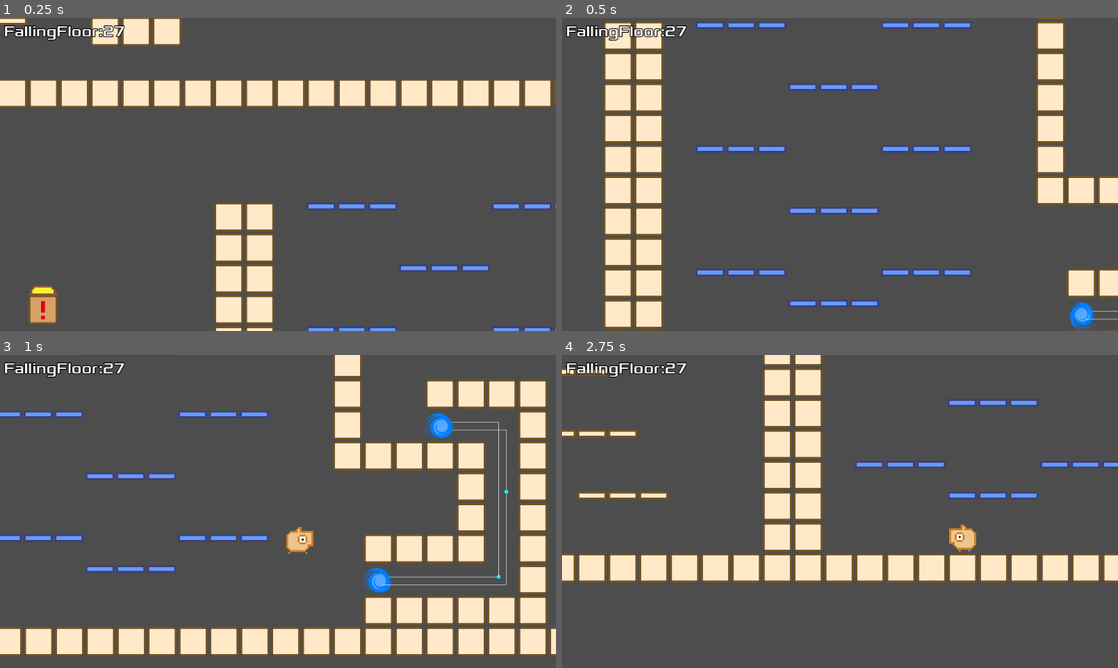
Above: before the commit, frames 1-4 (two rows, left to right).
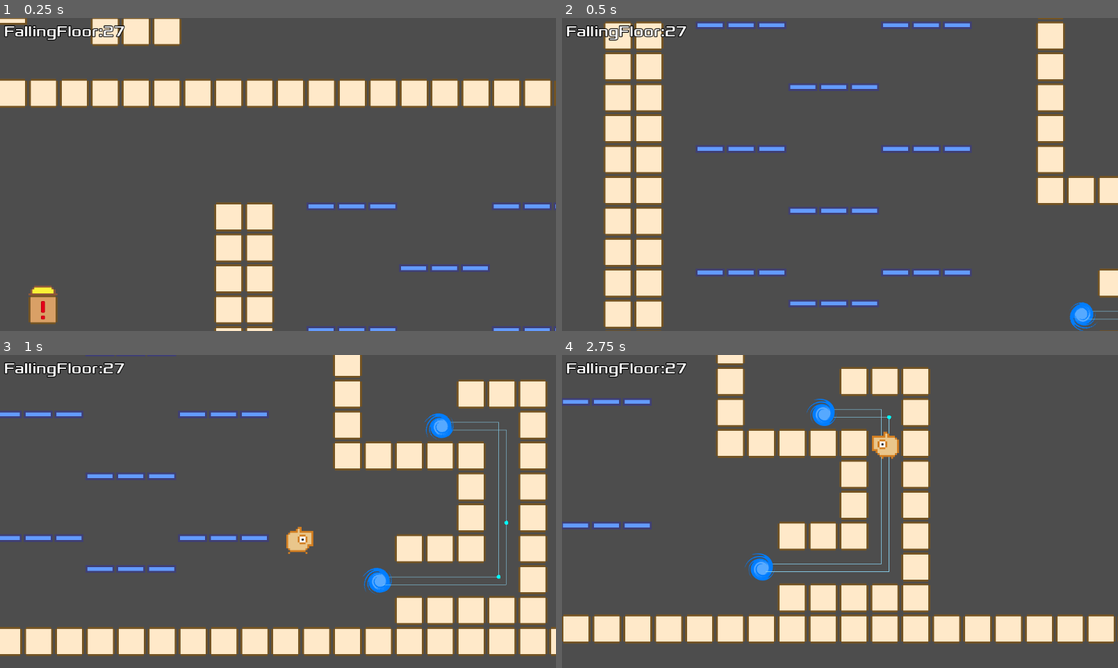
Above: after the commit, the same moments.

Repository: syun77/gd_inovania2
Game: Godot game, scene res://Main.tscn
Two runs of this game, one before a commit and one after it. Both use one fixed random seed, a clock stepped at 60 frames per second and the inputs below.
Inputs (mouse positions are in pixels of both pictures, inside the frame that each line leads up to):
- Up to frame 1 (0.25 s): no input
- Up to frame 2 (0.5 s): no input
- Up to frame 3 (1 s): move the mouse to (400, 495) at 0.52 s; hold Right (ui_right) from 0.53 s (still down); hold Space (action) from 0.53 s (still down); tap Up (ui_up) at 0.77 s
- Up to frame 4 (2.75 s): move the mouse to (728, 527) at 1.27 s; release Space (action) at 1.28 s; tap Space (action) at 1.35 s; tap Up (ui_up) at 1.52 s; move the mouse to (895, 442) at 2.02 s; release Right (ui_right) at 2.03 s; hold Left (ui_left) from 2.03 s (still down); hold Space (action) from 2.03 s (still down); tap Shift (special) at 2.1 s

Frame 1 is identical in both runs. In frame 2, 0.5% of the frame differs, in the area x 90-100%, y 80-100%; in frame 3, 1.7%; in frame 4, 36%, in the area x 0-100%, y 0-93%.

Commit message:
ワープ渦巻きを実装

Diff:
--- a/gd_inovania2/Main.gd
+++ b/gd_inovania2/Main.gd
@@ -241,6 +241,7 @@
 
 	# 座標リスト.
 	var pos_list = _create_passage_list(p, search_type, end_type)
+	pos_list.push_front(Vector2i.ZERO) # 開始地点を入れておく.
 	print(pos_list)
 	_bg_layer.add_child(vortex1)
 	vortex1.setup(p, pos_list, -8)
@@ -255,7 +256,7 @@
 	# 逆順にする.
 	pos_list2.reverse()
 	pos_list2 = pos_list2.map(func(a): return a-end_pos) # end_pos基準に変換.
-	pos_list2.append(-end_pos) # 終端はこれで良い.
+	#pos_list2.append(-end_pos) # 終端はこれで良い.
 	print(pos_list2)
 	_bg_layer.add_child(vortex2)
 	vortex2.setup(p2, pos_list2, 8)
--- a/gd_inovania2/Main.tscn
+++ b/gd_inovania2/Main.tscn
@@ -16,7 +16,7 @@
 tile_set = ExtResource("1_siuqx")
 format = 2
 layer_0/name = "BackGround"
-layer_0/tile_data = PackedInt32Array(0, 65536, 0, 1, 65536,  …(14983 unchanged characters)… 825, 65536, 0, 1507361, 65536, 0, 1376292, 65536, 0, 1376293, 65536, 0, 1376294, 65536, 0, 1376295, 65536, 0, 1441831, 65536, 0, 1507367, 65536, 0, 1572903, 65536, 0, 1638439, 65536, 0, 1703975, 65536, 0, 1769511, 65536, 0, 1835047, 65536, 0, 1835046, 65536, 0, 1835045, 65536, 0, 1835044, 65536, 0, 1835043, 65536, 0, 1835042, 65536, 0, 1703970, 65536, 0, 1703971, 65536, 0, 1703972,  …(66 unchanged characters)…
+layer_0/tile_data = PackedInt32Array(0, 65536, 0, 1, 65536,  …(14983 unchanged characters)… 825, 65536, 0, 1507361, 65536, 0, 1376293, 65536, 0, 1376294, 65536, 0, 1376295, 65536, 0, 1441831, 65536, 0, 1507367, 65536, 0, 1572903, 65536, 0, 1638439, 65536, 0, 1703975, 65536, 0, 1769511, 65536, 0, 1835047, 65536, 0, 1835046, 65536, 0, 1835045, 65536, 0, 1835044, 65536, 0, 1835043, 65536, 0, 1703971, 65536, 0, 1703972,  …(66 unchanged characters)…
 
 [node name="MainLayer" type="CanvasLayer" parent="."]
 follow_viewport_enabled = true
--- a/gd_inovania2/project.godot
+++ b/gd_inovania2/project.godot
@@ -60,6 +60,7 @@
 2d_physics/layer_6="Block"
 2d_physics/layer_7="Oneway"
 2d_physics/layer_8="Exclamation"
+2d_physics/layer_9="Vortex"
 
 [rendering]
 
--- a/gd_inovania2/src/gimmic/Vortex.gd
+++ b/gd_inovania2/src/gimmic/Vortex.gd
@@ -5,8 +5,14 @@
 # ================================================
 class_name Vortex
 
+# ------------------------------------------------
+# onready.
+# ------------------------------------------------
 @onready var _spr = $Sprite2D
 
+# ------------------------------------------------
+# var.
+# ------------------------------------------------
 ## グリッド座標系の座標.
 var _grid_pos = Vector2i()
 ## 移動座標リスト.
@@ -14,6 +20,9 @@
 var _timer = 0.0
 var _passage_offset = Vector2.ONE
 
+# ------------------------------------------------
+# public functions.
+# ------------------------------------------------
 ## セットアップ.
 func setup(grid_pos:Vector2i, pos_list:Array, offset:float) -> void:
 	_grid_pos = grid_pos
@@ -22,6 +31,10 @@
 
 	position = Map.grid_to_world(_grid_pos)
 
+# ------------------------------------------------
+# private functions.
+# ------------------------------------------------
+## 更新.
 func _process(delta: float) -> void:
 	_timer += delta * 4
 
@@ -29,18 +42,33 @@
 
 	queue_redraw()
 
+## 描画.
 func _draw() -> void:
 	# まずは通路の線を引く.
 	_draw_passage()
 
 	# 線の上を移動する円の描画.
-	var p_list = _pos_list.duplicate()
-	p_list.push_front(Vector2i.ZERO)
+	_draw_dot()
+
+## 通路の線の描画.
+func _draw_passage() -> void:
+	var p1 = Vector2i.ZERO
+	for p2 in _pos_list:
+		var v1 = Map.grid_to_world(p1, false)
+		var v2 = Map.grid_to_world(p2, false)
+		v1 += _passage_offset
+		v2 += _passage_offset
+		draw_line(v1, v2, Color.SKY_BLUE)
+		p1 = p2
+
+## 線の上を動く点の描画.
+func _draw_dot() -> void:
 	var t = _timer
-	var mod = p_list.size() - 1
+	var mod = _pos_list.size() - 1
 	var idx = int(t) % mod
-	var p1 = Vector2(p_list[idx])
-	var p2 = Vector2(p_list[idx+1])
+	# 2点を補間して動く.
+	var p1 = Vector2(_pos_list[idx])
+	var p2 = Vector2(_pos_list[idx+1])
 	# 小数部だけ欲しい
 	var rate = t - int(t)
 	p1 = p1.lerp(p2, rate)
@@ -48,12 +76,15 @@
 	v += _passage_offset
 	draw_circle(v, 4, Color.AQUA)
 
-func _draw_passage() -> void:
-	var p1 = Vector2i.ZERO
-	for p2 in _pos_list:
-		var v1 = Map.grid_to_world(p1, false)
-		var v2 = Map.grid_to_world(p2, false)
-		v1 += _passage_offset
-		v2 += _passage_offset
-		draw_line(v1, v2, Color.WHITE)
-		p1 = p2
+# ------------------------------------------------
+# signals.
+# ------------------------------------------------
+## プレイヤーとの衝突判定.
+func _on_body_entered(body: Node2D) -> void:
+	if not body is Player:
+		return # プレイヤー以外は何もしない.
+
+	var player = body as Player
+	# 渦巻きからの相対なので絶対座標に置き換える.
+	var p_list = _pos_list.map(func(a): return a + _grid_pos)
+	player.start_warp(p_list)
--- a/gd_inovania2/src/gimmic/Vortex.tscn
+++ b/gd_inovania2/src/gimmic/Vortex.tscn
@@ -8,6 +8,7 @@
 
 [node name="Vortex" type="Area2D"]
 position = Vector2(64, 64)
+collision_layer = 256
 script = ExtResource("1_kx5nv")
 
 [node name="Sprite2D" type="Sprite2D" parent="."]
@@ -17,3 +18,5 @@
 
 [node name="CollisionShape2D" type="CollisionShape2D" parent="."]
 shape = SubResource("RectangleShape2D_j8coh")
+
+[connection signal="body_entered" from="." to="." method="_on_body_entered"]
--- a/gd_inovania2/src/player/Player.gd
+++ b/gd_inovania2/src/player/Player.gd
@@ -38,6 +38,7 @@
 	AIR, # 空中.
 	GRABBING_LADDER, # はしごに掴まっている
 	CLIMBING_WALL, # 壁登り中.
+	WARP, # ワープ移動中.
 }
 
 ## ジャンプスケール.
@@ -104,6 +105,8 @@
 var _dash_direction := Vector2.ZERO
 ## シールド.
 var _shield:Shield = null
+## ワープ座標リスト.
+var _warp_pos_list = []
 
 # ---------------------------------
 # public functions.
@@ -115,6 +118,14 @@
 ## 死亡したかどうか.
 func is_dead() -> bool:
 	return _state == eState.DEAD
+
+## ワープ移動開始.
+func start_warp(pos_list:Array) -> void:
+	if _move_state == eMoveState.WARP:
+		return # すでにワープ中なら何もしない.
+	# すでに複製されているのでそのままコピーで良い.
+	_warp_pos_list = pos_list
+	_move_state = eMoveState.WARP
 
 ## 更新.
 func update(delta: float) -> void:
@@ -177,7 +188,7 @@
 		_just_landing(true)
 
 	# 移動状態の更新.
-	_update_move_state()
+	_update_move_state(delta)
 
 	# スケールアニメの更新
 	_update_jump_scale_anim(delta)
@@ -401,6 +412,10 @@
 ## ダッシュ中かどうか.
 func _is_dash() -> bool:
 	return _timer_dash > 0.0
+
+## ワープ中かどうか.
+func _is_warp() -> bool:
+	return _move_state == eMoveState.WARP
 
 ## シールド表示中かどうか.
 func _is_shield() -> bool:
@@ -583,7 +598,7 @@
 	return _ladder_count > 0
 
 # 移動状態の更新.
-func _update_move_state() -> void:
+func _update_move_state(delta:float) -> void:
 	match _move_state:
 		eMoveState.GRABBING_LADDER:
 			if _can_grab_ladder() == false:
@@ -608,6 +623,17 @@
 		eMoveState.LANDING:
 			if is_on_floor() == false:
 				_move_state = eMoveState.AIR
+		eMoveState.WARP:
+			# ワールド座標に変換する.
+			var target = Map.grid_to_world(_warp_pos_list[0])
+			target.y += Map.get_tile_size()/2 # プレイヤー基準座標が足元なので調整.
+			var d = (target - position)
+			position += d * 0.8
+			velocity = Vector2.ZERO
+			if d.length() < 1:
+				_warp_pos_list.pop_front()
+				if _warp_pos_list.size() == 0:
+					_move_state = eMoveState.AIR
 
 	if _is_grabbing_ladder() == false:
 		# はしごチェック.
@@ -681,6 +707,8 @@
 func _is_add_gravity() -> bool:
 	if _is_dash():
 		return false # ダッシュ中は重力の影響を受けない.
+	if _is_warp():
+		return false # ワープ中は重力の影響を受けない.
 
 	match _move_state:
 		eMoveState.GRABBING_LADDER, eMoveState.CLIMBING_WALL:
--- a/gd_inovania2/src/player/Player.tscn
+++ b/gd_inovania2/src/player/Player.tscn
@@ -7,9 +7,9 @@
 size = Vector2(48, 56)
 
 [node name="Player" type="CharacterBody2D"]
-collision_mask = 106
+collision_mask = 362
 platform_on_leave = 1
-platform_floor_layers = 4294967146
+platform_floor_layers = 4294966890
 script = ExtResource("1_ex6wv")
 
 [node name="Sprite" type="Sprite2D" parent="."]
